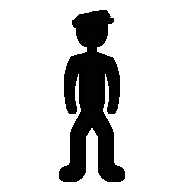
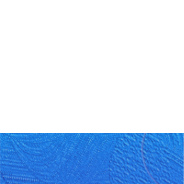
The second 184 x 184 image is a revision of the first. Changes to its layers:
added group "vehicles" with 2 layers above "soldier" over [0, 11, 184, 184]
added layer "ship water" in group "vehicles" over [0, 133, 184, 184]
hid group "soldier" (22 layers) over [44, 10, 145, 182]
hid group "european worker" (8 layers) over [59, 10, 125, 182]
